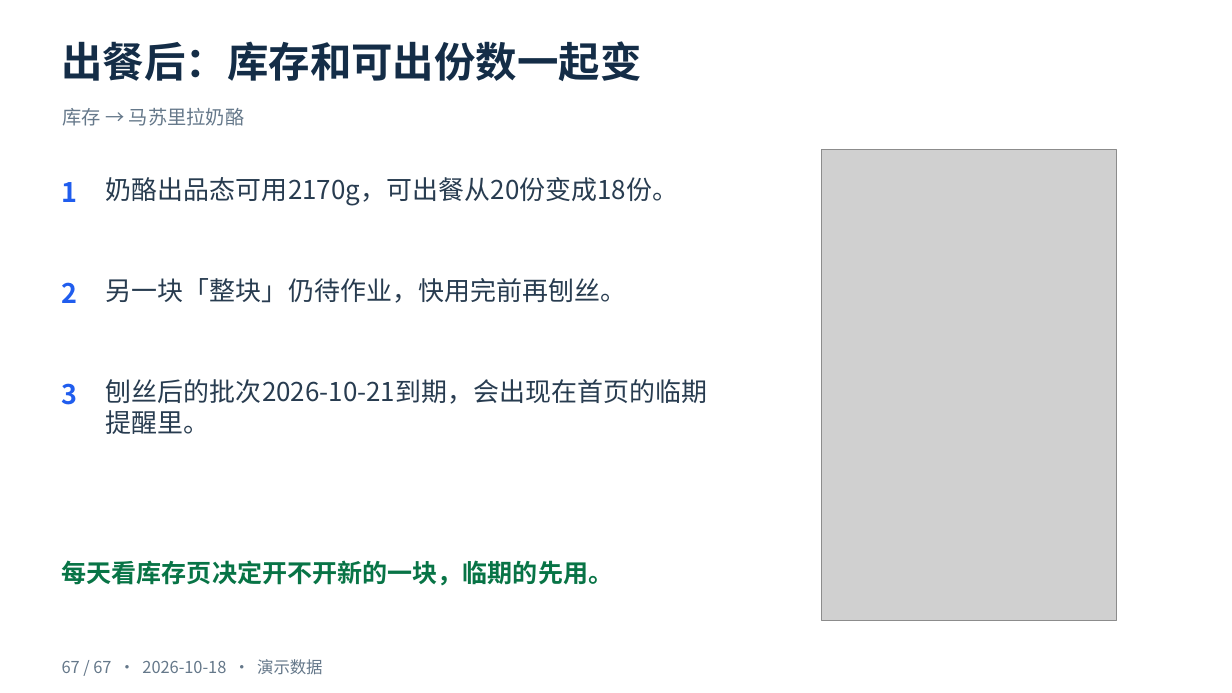
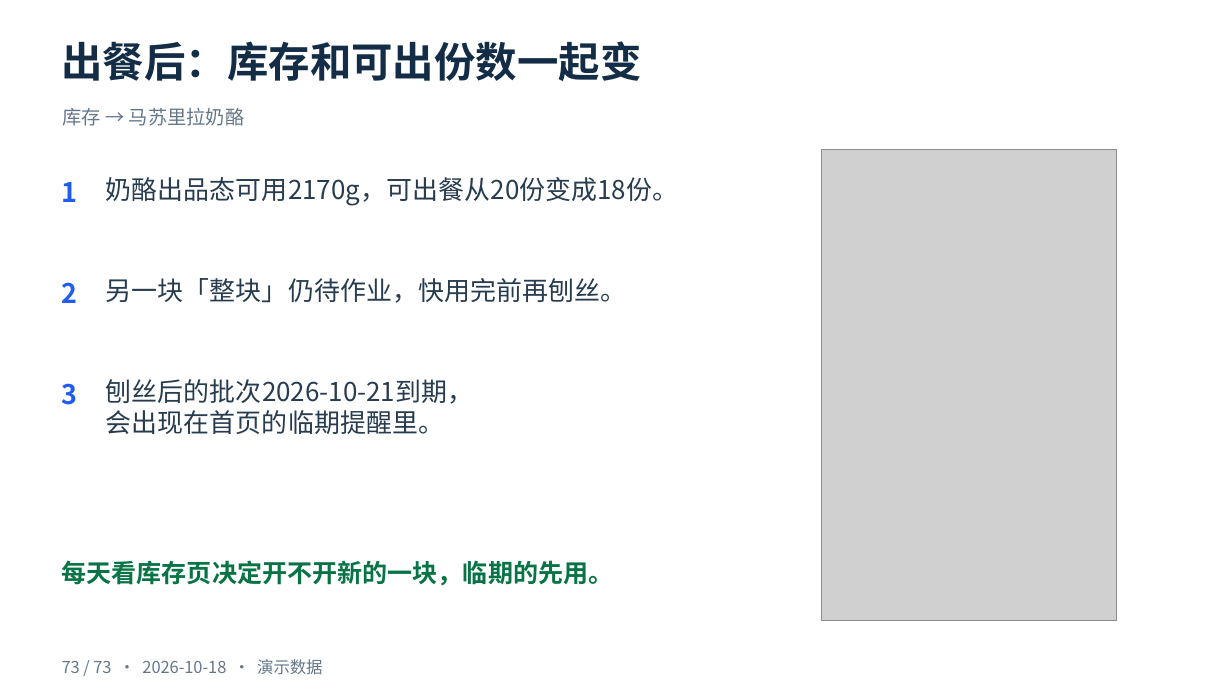
Before and after one commit to cangjie/snowmeet_ai_doc, a slide deck: slide 73 of docs/fnb/training/食材管理-v4-从零上手到出餐扣减-2026-10-18.pptx (slide 67 before the commit). Drawn at 1232x693 pixels with LibreOffice and Linux fonts; fonts in the diff are those of the drawing; grey boxes stand for pictures. Boxes give left, top, right and bottom in pixels: in the first picture for what was removed or moved away, otherwise in the second. Text is boxed around its words. In the diff, an @@ line names an element or a change of style, - is before the commit and + after.

```diff
--- a/docs/fnb/training/食材管理-v4-从零上手到出餐扣减-2026-10-18.pptx
+++ b/docs/fnb/training/食材管理-v4-从零上手到出餐扣减-2026-10-18.pptx
@@ text at box(106, 379, 474, 434): text changed @@
-刨丝后的批次2026-10-21到期，会出现在首页的临期提醒里。
+刨丝后的批次2026-10-21到期，
+会出现在首页的临期提醒里。
@@ text at box(62, 659, 322, 675): text changed @@
-67 / 67 · 2026-10-18 · 演示数据
+73 / 73 · 2026-10-18 · 演示数据
```
Also in this commit, not shown: 66 other slides changed, 6 slides added, 3 other files.
